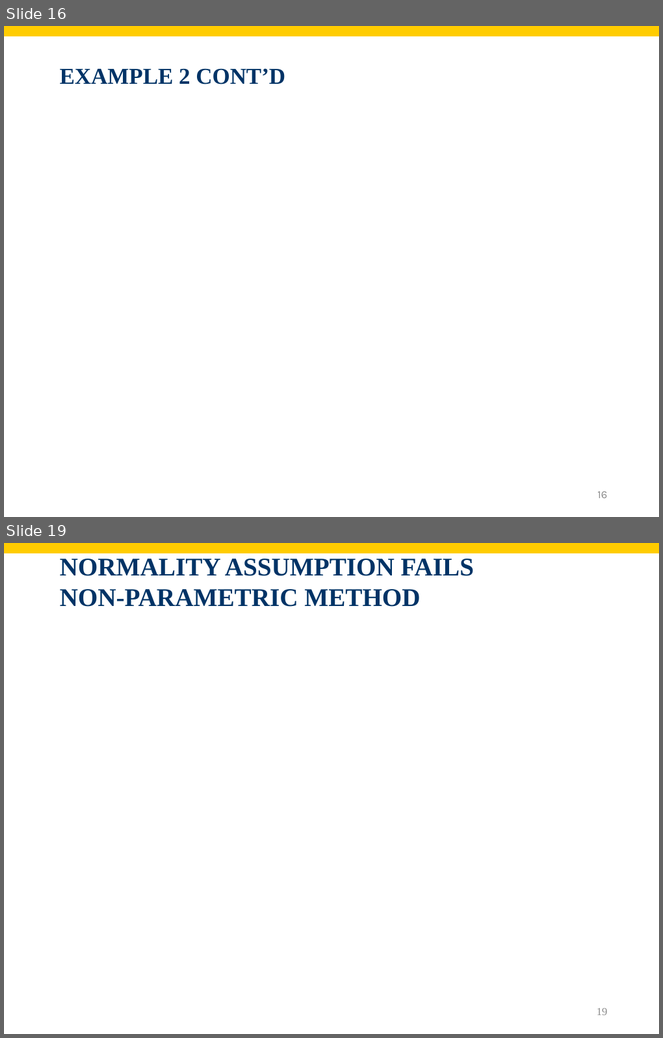
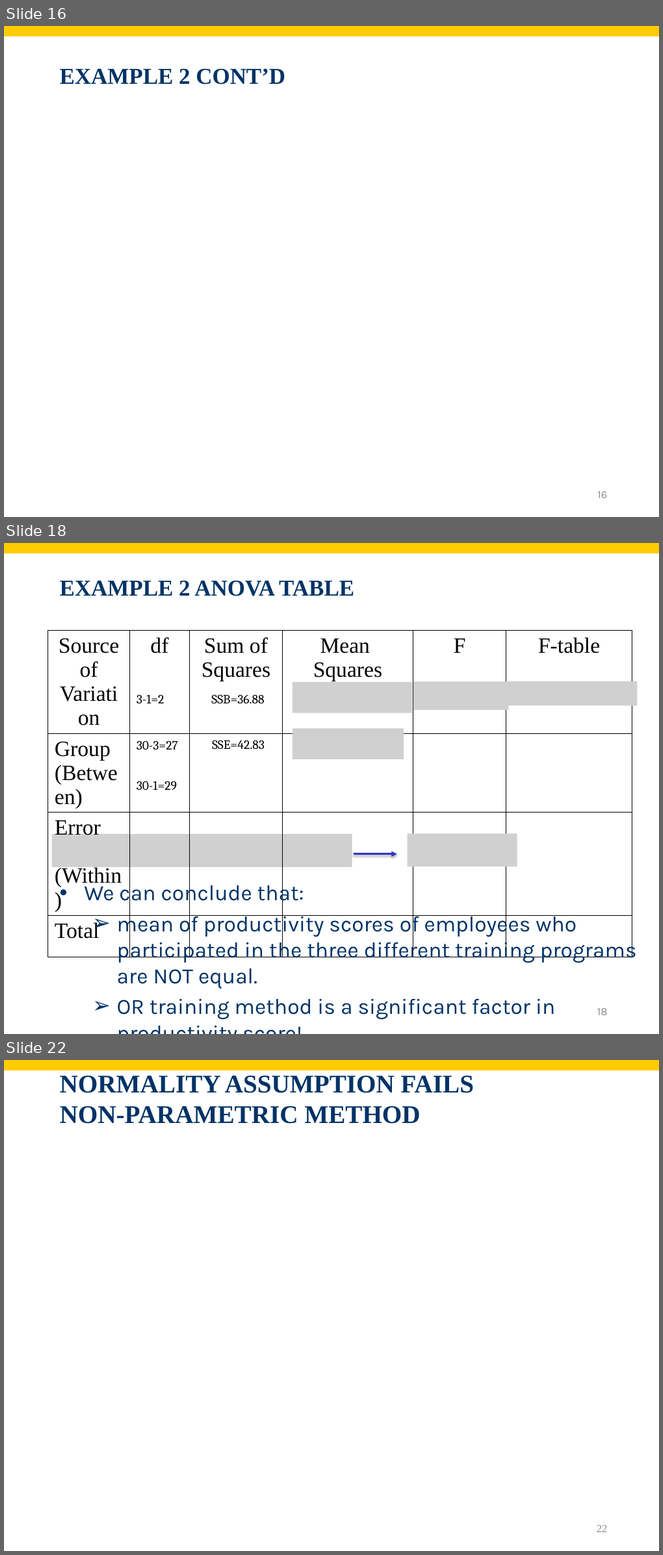
Before and after one commit to shnezam/BUAD1560, a slide deck: slides/pdf/Chapt13.pptx. Shown one above the other, each under a label of ours: slides 16 and 19 before the commit, slides 16, 18 and 22 after it; the slides between them are not shown. The pictures are 663x1038 and 663x1555 pixels, drawn with LibreOffice and Linux fonts; fonts in the diff are those of the drawing; grey boxes stand for pictures; background and template pictures are left out. Boxes give left, top, right and bottom in pixels: in the first picture for what was removed or moved away, otherwise in the second. Text is boxed around its words. In the diff, an @@ line names an element or a change of style, - is before the commit and + after.

```diff
--- a/slides/pdf/Chapt13.pptx
+++ b/slides/pdf/Chapt13.pptx
@@ slide 18 added at (x1=4, y1=543, x2=659, y2=1034), background #FFFFFF; not listed: 1 template element that a slide beside it also shows @@
@@ title added at (x1=60, y1=581, x2=354, y2=596), 25 pt, text #003366, bold @@
+EXAMPLE 2 ANOVA TABLE
@@ table added at (x1=48, y1=630, x2=633, y2=941), 4 rows, 6 columns @@
+Source of Variation | df | Sum of Squares | Mean / Squares | F | F-table
+Group / (Between) |  |  |  |  | 
+Error / (Within) |  |  |  |  | 
+Total |  |  |  |  | 
@@ rectangle added at (x1=562, y1=644, x2=611, y2=664), fill #FFFFFF, outline #FFFFFF 0.75 pt @@
@@ text added at (x1=137, y1=695, x2=165, y2=704), 14 pt, text #000000 @@
+3-1=2
@@ text added at (x1=211, y1=694, x2=264, y2=704), 14 pt, text #000000 @@
+SSB=36.88
@@ picture added at (x1=293, y1=682, x2=412, y2=713) @@
@@ picture added at (x1=414, y1=682, x2=508, y2=710) @@
@@ picture added at (x1=503, y1=682, x2=638, y2=706) @@
@@ picture added at (x1=293, y1=728, x2=404, y2=759) @@
@@ text added at (x1=137, y1=741, x2=178, y2=750), 14 pt, text #000000 @@
+30-3=27
@@ text added at (x1=212, y1=740, x2=265, y2=749), 14 pt, text #000000 @@
+SSE=42.83
@@ text added at (x1=137, y1=782, x2=177, y2=790), 14 pt, text #000000 @@
+30-1=29
@@ picture added at (x1=52, y1=834, x2=352, y2=867) @@
@@ picture added at (x1=408, y1=834, x2=518, y2=867) @@
@@ arrow added from (353, 854) to (397, 854), #3333CC 2 pt @@
@@ text added at (x1=84, y1=881, x2=637, y2=1020), 24 pt, text #003366 @@
+• We can conclude that:
+  ➢ mean of productivity scores of employees who participated in the three different training programs are NOT equal.
+  ➢ OR training method is a significant factor in productivity score!
@@ page number added at (x1=597, y1=1008, x2=608, y2=1016), 12 pt, text #8C8C8C @@
+18
@@ what was slide 19 is now slide 22 @@
@@ page number at (x1=597, y1=1525, x2=608, y2=1533): text changed @@
-19
+22
```
Also in this commit, not shown: 7 slides changed, 6 other slides added, 4 slides removed, 1 other file.
